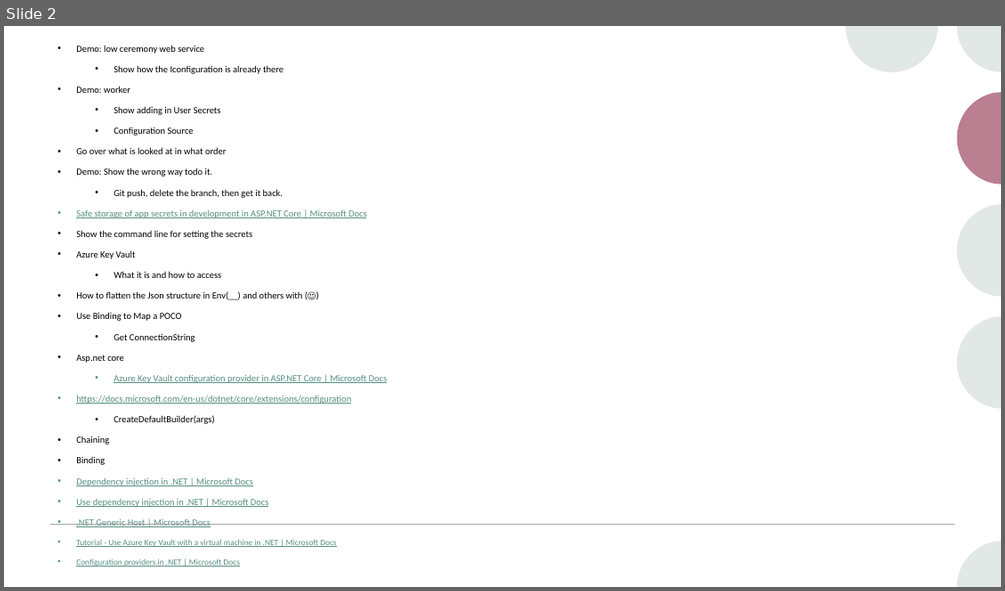
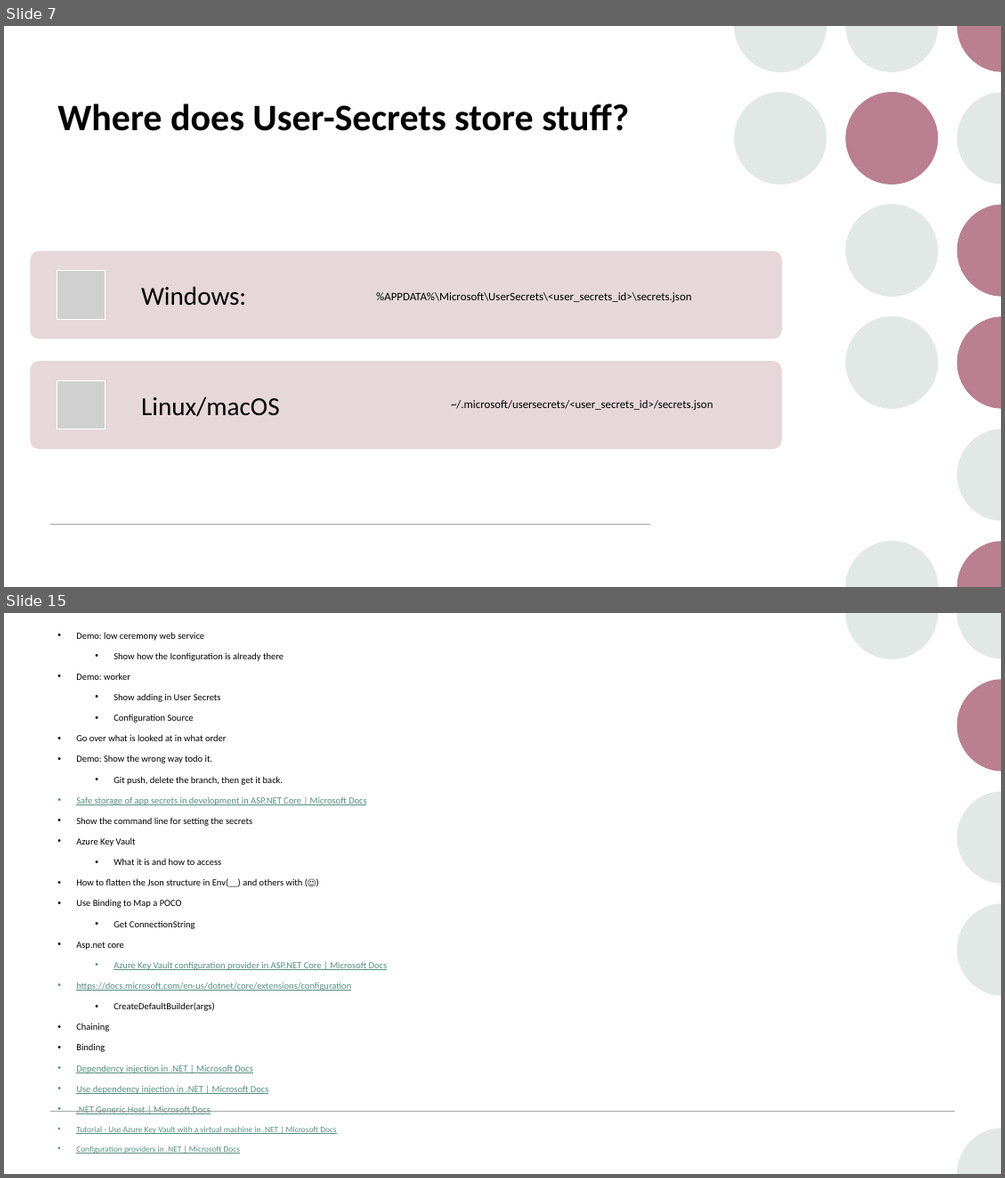
Before and after one commit to pulcher/stop-checking-in-secrets, a slide deck: stop-checking-in-secrets.pptx. Shown one above the other, each under a label of ours: slide 2 before the commit, slides 7 and 15 after it; the slides between them are not shown. The pictures are 1005x591 and 1005x1178 pixels, drawn with LibreOffice and Linux fonts; fonts in the diff are those of the drawing; grey boxes stand for pictures. Boxes give left, top, right and bottom in pixels: in the first picture for what was removed or moved away, otherwise in the second. Text is boxed around its words. In the diff, an @@ line names an element or a change of style, - is before the commit and + after.

```diff
--- a/stop-checking-in-secrets.pptx
+++ b/stop-checking-in-secrets.pptx
@@ slide 7 added at [4, 26, 1001, 587], background #FFFFFF; not listed: 8 template elements that a slide beside it also shows @@
@@ group added at [734, 26, 938, 409]: 4 ellipses, 1 freeform shape @@
@@ title added at [57, 103, 629, 131], 36 pt, text #000000, bold @@
+Where does User-Secrets store stuff?
@@ group added at [30, 251, 782, 450]: 4 texts, 2 rounded rectangles, 2 pictures @@
+Windows:
+%APPDATA%\Microsoft\UserSecrets\<user_secrets_id>\secrets.json
+Linux/macOS
+~/.microsoft/usersecrets/<user_secrets_id>/secrets.json
@@ line added from (50, 524) to (650, 524), #A6A6A6 1 pt @@
@@ what was slide 2 is now slide 15 @@
```
Also in this commit, not shown: 1 slide changed, 12 other slides added, 1 other file.
